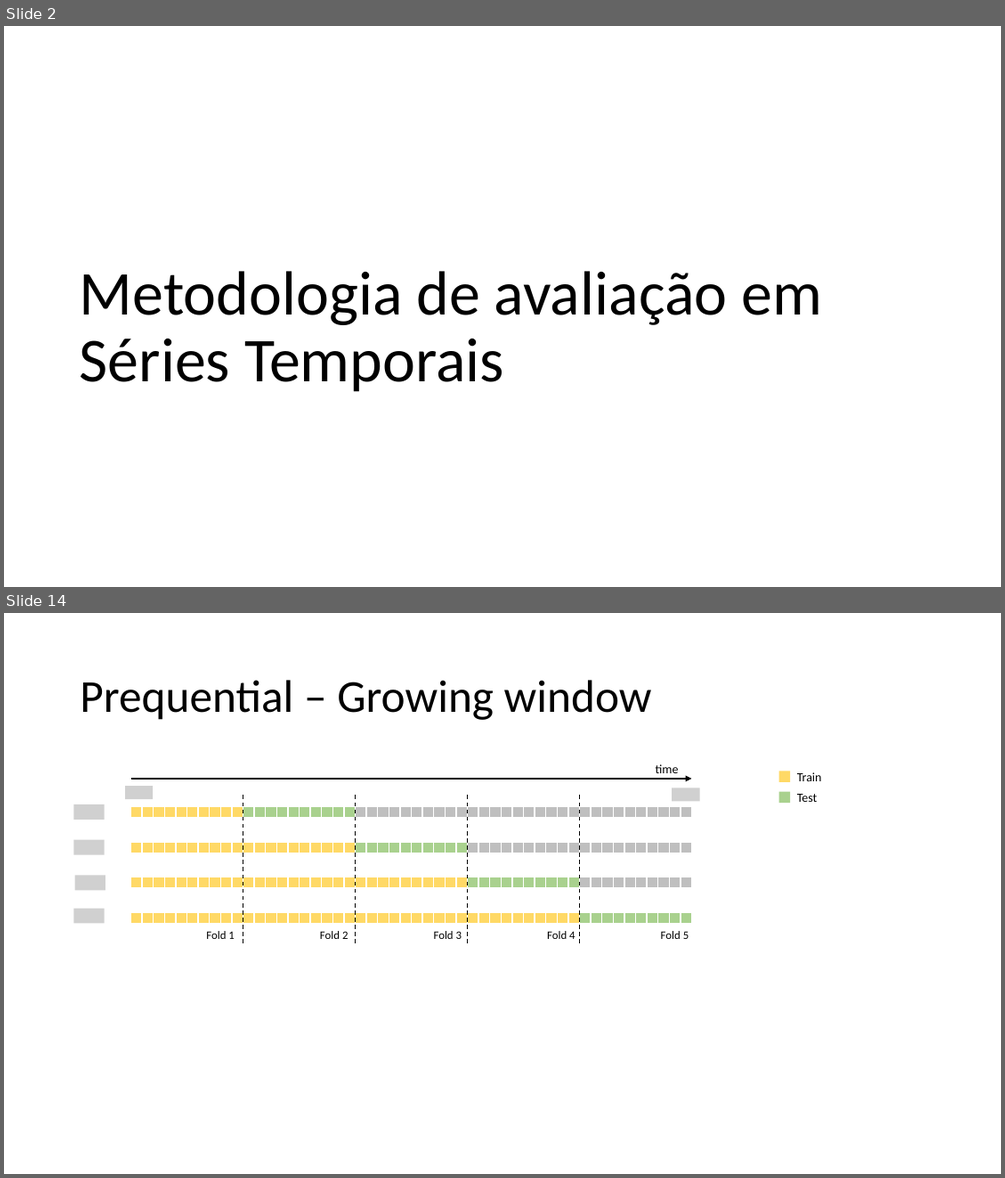
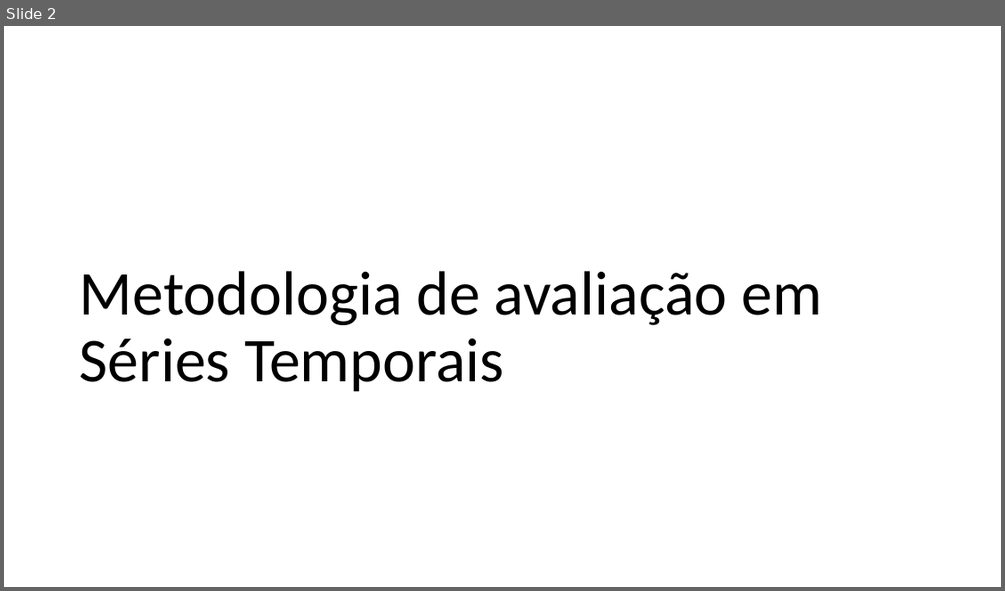
Before and after one commit to MiguelLoureiro98/timecave, a slide deck: papers/.ppt/TimeSeriesCV_15032024.pptx. Shown one above the other, each under a label of ours: slides 2 and 14 before the commit, slide 2 after it; the slides between them are not shown. The pictures are 1005x1178 and 1005x591 pixels, drawn with LibreOffice and Linux fonts; fonts in the diff are those of the drawing; grey boxes stand for pictures. Boxes give left, top, right and bottom in pixels: in the first picture for what was removed or moved away, otherwise in the second. Text is boxed around its words. In the diff, an @@ line names an element or a change of style, - is before the commit and + after.

```diff
--- a/papers/.ppt/TimeSeriesCV_15032024.pptx
+++ b/papers/.ppt/TimeSeriesCV_15032024.pptx
@@ slide 14 removed at box(4, 613, 1001, 1174), background #FFFFFF @@
@@ title removed at box(80, 680, 652, 720) @@
-Prequential – Growing window
@@ text removed at box(655, 764, 679, 773) @@
-time
@@ rectangle removed at box(779, 771, 791, 782) @@
@@ text removed at box(797, 772, 822, 781) @@
-Train
@@ picture removed at box(125, 786, 153, 799) @@
@@ arrow removed from (131, 779) to (692, 779) @@
@@ line removed from (243, 795) to (243, 944) @@
@@ line removed from (355, 795) to (355, 944) @@
@@ line removed from (468, 795) to (468, 944) @@
@@ line removed from (579, 795) to (579, 944) @@
@@ picture removed at box(672, 788, 700, 802) @@
@@ rectangle removed at box(779, 792, 791, 803) @@
@@ text removed at box(797, 794, 817, 802) @@
-Test
@@ picture removed at box(73, 804, 105, 819) @@
@@ table removed at box(131, 806, 692, 817), 1 rows, 50 columns @@
- |  |  |  |  |  |  |  |  |  |  |  |  |  |  |  |  |  |  |  |  |  |  |  |  |  |  |  |  |  |  |  |  |  |  |  |  |  |  |  |  |  |  |  |  |  |  |  |  | 
@@ picture removed at box(73, 840, 105, 854) @@
@@ table removed at box(131, 842, 692, 853), 1 rows, 50 columns @@
- |  |  |  |  |  |  |  |  |  |  |  |  |  |  |  |  |  |  |  |  |  |  |  |  |  |  |  |  |  |  |  |  |  |  |  |  |  |  |  |  |  |  |  |  |  |  |  |  | 
@@ picture removed at box(75, 876, 105, 891) @@
@@ table removed at box(131, 877, 692, 888), 1 rows, 50 columns @@
- |  |  |  |  |  |  |  |  |  |  |  |  |  |  |  |  |  |  |  |  |  |  |  |  |  |  |  |  |  |  |  |  |  |  |  |  |  |  |  |  |  |  |  |  |  |  |  |  | 
@@ picture removed at box(73, 908, 105, 924) @@
@@ table removed at box(131, 912, 692, 924), 1 rows, 50 columns @@
- |  |  |  |  |  |  |  |  |  |  |  |  |  |  |  |  |  |  |  |  |  |  |  |  |  |  |  |  |  |  |  |  |  |  |  |  |  |  |  |  |  |  |  |  |  |  |  |  | 
@@ text removed at box(206, 931, 234, 939) @@
-Fold 1
@@ text removed at box(320, 931, 348, 939) @@
-Fold 2
@@ text removed at box(434, 931, 461, 939) @@
-Fold 3
@@ text removed at box(547, 931, 574, 939) @@
-Fold 4
@@ text removed at box(661, 931, 688, 939) @@
-Fold 5
```
Also in this commit, not shown: 2 slides changed, 5 slides added, 21 other slides removed, 2 other files.
